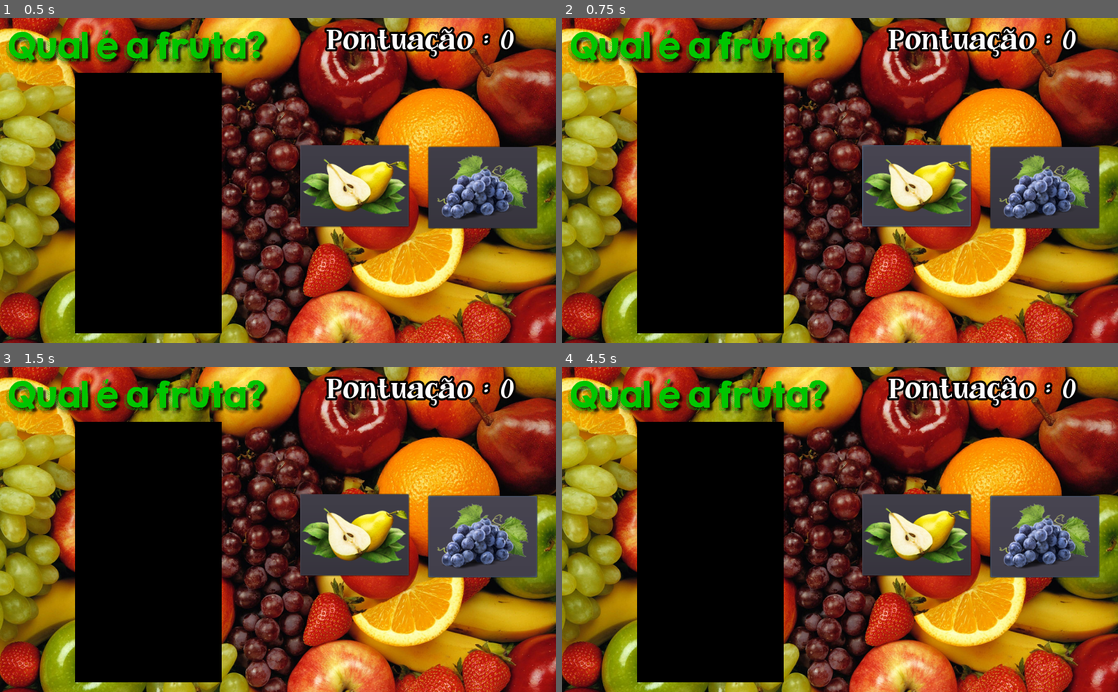
Above: before the commit, frames 1-4 (two rows, left to right).
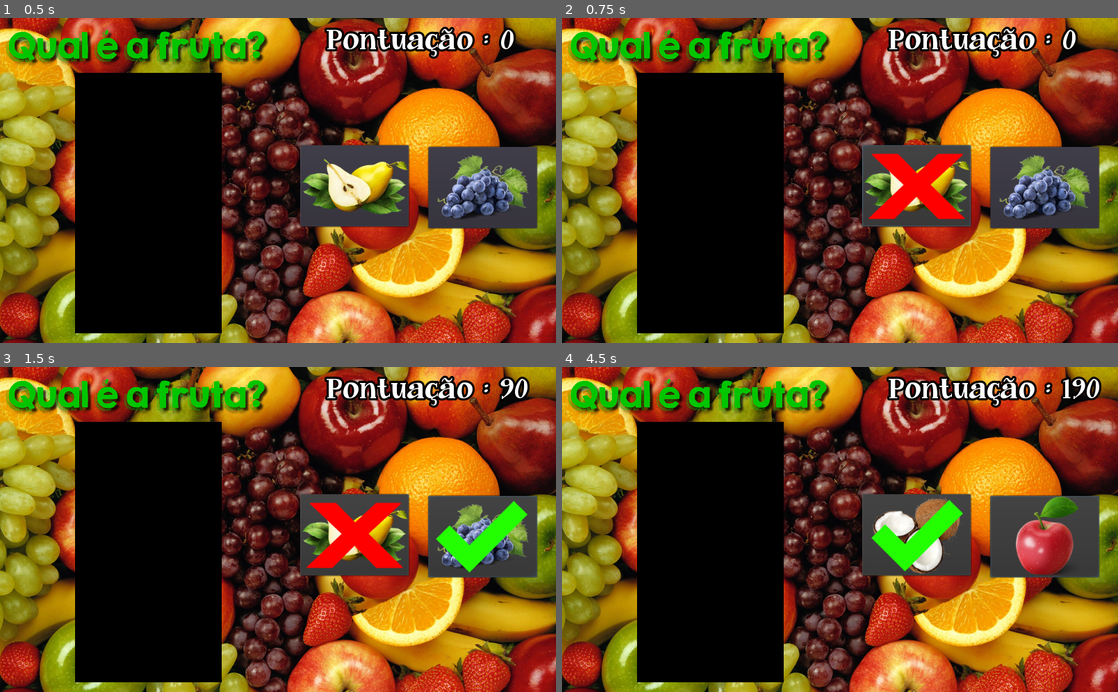
Above: after the commit, the same moments.

Repository: ClaudioKamoda/Qual-a-Fruta
Game: Godot game, scene res://cenas/principalFaceis.tscn
The game is run twice, just before and just after one commit, with the same random seed, the same clock (stepped at 60 frames per second) and the same inputs. This scene is started directly instead of the project's main scene. The engine's default icon, where the game draws it, is replaced by a stand-in: a white triangle on a blue panel in a dark square. Video files are missing from this copy of the repository; at most half a second of black plays in their place.
Inputs (mouse positions are in pixels of both pictures, inside the frame that each line leads up to):
- Up to frame 1 (0.5 s): no input
- Up to frame 2 (0.75 s): click (917, 187) at 0.5 s
- Up to frame 3 (1.5 s): click (483, 536) at 1.25 s
- Up to frame 4 (4.5 s): click (917, 536) at 2.02 s; click (1045, 536) at 2.77 s; click (917, 536) at 3.5 s; click (1045, 536) at 4.27 s

Frame 1 is identical in both runs. In frame 2, 1.8% of the frame differs, in the area x 55-73%, y 41-62%; in frame 3, 3.3%; in frame 4, 5.7%, in the area x 54-97%, y 2-65%.
Error before the commit: Invalid set index 'disabled' (on base: 'null instance') with value of type 'bool'. (res://scripts/principalFaceis.gd:68)

Commit message:
Final

Diff:
--- a/cenas/principalFaceis.tscn
+++ b/cenas/principalFaceis.tscn
@@ -19,6 +19,8 @@
 margin_right = 40.0
 margin_bottom = 40.0
 script = ExtResource( 1 )
+botao1Path = NodePath("Botões/Fruta 1")
+botao2Path = NodePath("Botões/Fruta 2")
 placarPath = NodePath("placar")
 videoFrutaPath = NodePath("VideoFruta")
 fruta1Path = NodePath("Botões/Fruta 1/SpriteFruta1")
